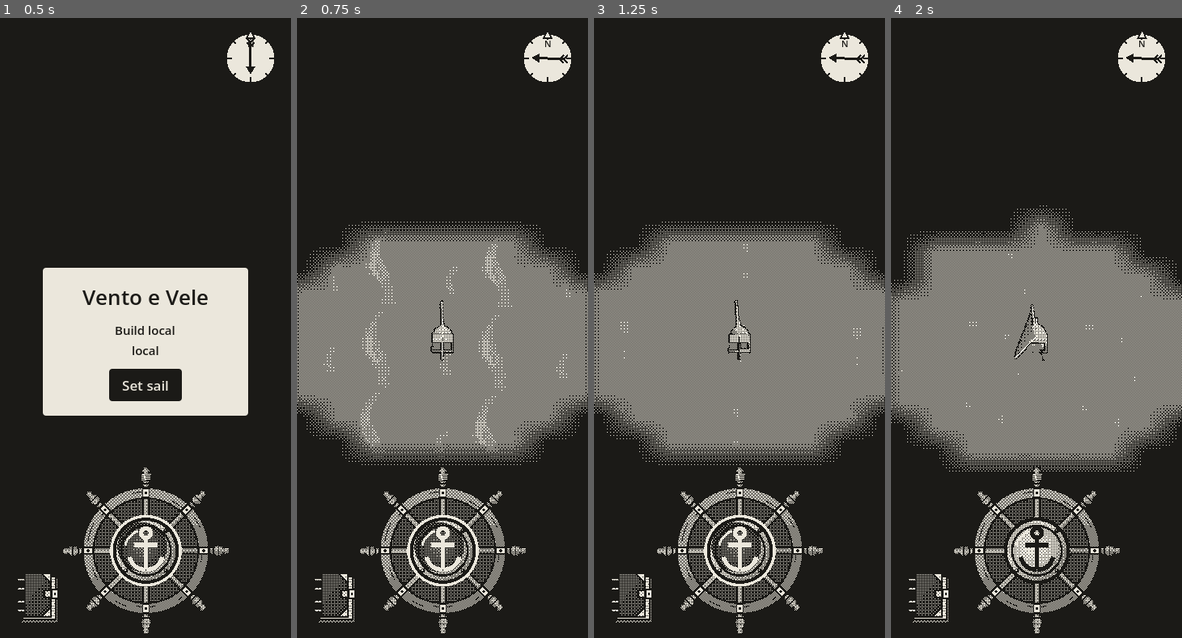
Above: before the commit, frames 1-4 (left to right).
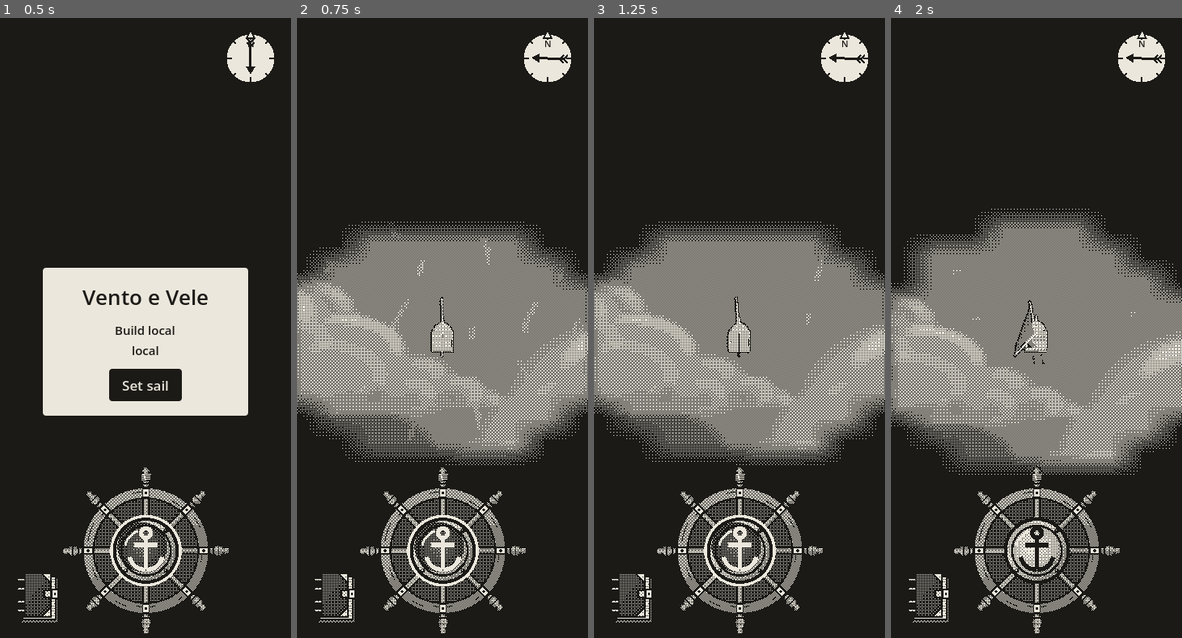
Above: after the commit, the same moments.

Repository: EnricoLabarile/Sail
Game: Godot game, scene res://Assets/Scenes/Overworld.tscn
The game is run twice, just before and just after one commit, with the same random seed, the same clock (stepped at 60 frames per second) and the same inputs.
Inputs (mouse positions are in pixels of both pictures, inside the frame that each line leads up to):
- Up to frame 1 (0.5 s): no input
- Up to frame 2 (0.75 s): click "Set sail" at 0.5 s
- Up to frame 3 (1.25 s): no input
- Up to frame 4 (2 s): tap Enter (ui_accept) at 1.25 s; drag from (1036, 545) to (1065, 197) at 1.27 s

Frame 1 is identical in both runs. In frame 2, 2.4% of the frame differs, in the area x 0-100%, y 32-73%; in frame 3, 2.2%; in frame 4, 2.8%, in the area x 0-100%, y 30-74%.

Commit message:
Adjust boat, cloud, and sea visuals
Tune the sail polar and current, update the boat model and particle settings, and enlarge the cloud coverage while changing sea texture tiling. Includes updated cloud and sea textures.

Diff:
--- a/Assets/Boat/boat.gd
+++ b/Assets/Boat/boat.gd
@@ -54,7 +54,7 @@
 
 # The current (the HTML prototype's CURRENT_DRIFT): the wind sets the water moving, and the water carries her
 # downwind whatever the sail does, so she must steer to make up for it. At anchor too: the anchor line holds her.
-@export var current_speed := 1.2    # m/s the current carries her downwind (18 px/s in the prototype)
+@export var current_speed := 1   # m/s the current carries her downwind (18 px/s in the prototype)
 @export var current_ease := 0.8     # how quickly it takes hold at the start
 
 # Bumping into the shore (the HTML prototype's impact()): she bounces back off it.
@@ -66,7 +66,7 @@
 @export var bounce_cooldown := 0.6  # s after a bump before the next one counts (one bump, not one per frame)
 
 # The Marconi sail's curve: [degrees off the wind, share of top speed] (SAIL_POLAR_MARCONI)
-const POLAR := [[0.0, 0.0], [15.0, 0.4], [30.0, 0.8], [45.0, 1.0], [180.0, 1.0]]
+const POLAR := [[0.0, 0.0], [15.0, 0.4], [30.0, 0.1], [45.0, 1.5], [180.0, 1.0]]
 
 var rudder := 0.0      # -1 (port, left) .. 1 (starboard, right)
 var speed := 0.0
--- a/Assets/Boat/boat.tscn
+++ b/Assets/Boat/boat.tscn
@@ -4,7 +4,6 @@
 [ext_resource type="PackedScene" uid="uid://gsohuvlddwlj" path="res://Assets/Boat/sm_boat_hull.fbx" id="2_da1jx"]
 [ext_resource type="PackedScene" uid="uid://da2mslnca7e31" path="res://Assets/Boat/sm_boat_mast.fbx" id="3_ee1eo"]
 [ext_resource type="PackedScene" uid="uid://bkhrx3gsk66tq" path="res://Assets/Boat/sm_boat_sail.fbx" id="4_og2vt"]
-
 
 [sub_resource type="StandardMaterial3D" id="Mat_wake"]
 render_priority = 1
@@ -14,8 +13,6 @@
 
 [sub_resource type="CylinderMesh" id="Mesh_wake"]
 material = SubResource("Mat_wake")
-top_radius = 0.5
-bottom_radius = 0.5
 height = 0.001
 radial_segments = 8
 rings = 0
@@ -36,8 +33,6 @@
 
 [sub_resource type="CylinderMesh" id="Mesh_spray"]
 material = SubResource("Mat_spray")
-top_radius = 0.5
-bottom_radius = 0.5
 height = 0.001
 radial_segments = 8
 rings = 0
@@ -55,10 +50,10 @@
 script = ExtResource("1_boat")
 
 [node name="Model" type="Node3D" parent="." unique_id=1073816525]
-transform = Transform3D(1, 0, 0, 0, 1, 0, 0, 0, 1, 0, -0.4, 0)
+transform = Transform3D(1, 0, 0, 0, 1, 0, 0, 0, 1, 0, 0.23072204, 0)
 
 [node name="sm_boat_hull" parent="Model" unique_id=1085224572 instance=ExtResource("2_da1jx")]
-transform = Transform3D(-4.371139e-08, 0, 1, 0, 1, 0, -1, 0, -4.371139e-08, 0, 0.004143417, -0.2166603)
+transform = Transform3D(-4.371139e-08, 0, 1, 0, 1, 0, -1, 0, -4.371139e-08, 0, 0, -0.217)
 
 [node name="sm_boat_mast" parent="Model/sm_boat_hull" unique_id=429624402 instance=ExtResource("3_ee1eo")]
 transform = Transform3D(-4.371139e-08, 0, -1, 0, 1, 0, 1, 0, -4.371139e-08, 0.08832236, 0.9484325, 3.860701e-09)
@@ -80,11 +75,9 @@
 emitting = false
 amount = 28
 lifetime = 1.2
-local_coords = false
 mesh = SubResource("Mesh_wake")
 emission_shape = 4
 emission_points = PackedVector3Array(-0.55, 0, 0, 0.55, 0, 0)
-emission_normals = PackedVector3Array(-1, 0, 0, 1, 0, 0)
 direction = Vector3(0, 0, 1)
 spread = 5.0
 gravity = Vector3(0, 0, 0)
@@ -103,11 +96,9 @@
 amount = 30
 lifetime = 0.45
 lifetime_randomness = 0.5
-local_coords = false
 mesh = SubResource("Mesh_spray")
 emission_shape = 4
-emission_points = PackedVector3Array(-0.25, 0, -1.85, 0.25, 0, -1.85, -0.25, 0, -1.85, 0.25, 0, -1.85, -0.45, 0, -1.45, 0.45, 0, -1.45, -0.6, 0, -1.0, 0.6, 0, -1.0)
-emission_normals = PackedVector3Array(-0.96, 0, -0.29, 0.96, 0, -0.29, -0.96, 0, -0.29, 0.96, 0, -0.29, -0.98, 0, -0.2, 0.98, 0, -0.2, -1, 0, -0.1, 1, 0, -0.1)
+emission_points = PackedVector3Array(-0.25, 0, -1.85, 0.25, 0, -1.85, -0.25, 0, -1.85, 0.25, 0, -1.85, -0.45, 0, -1.45, 0.45, 0, -1.45, -0.6, 0, -1, 0.6, 0, -1)
 direction = Vector3(0, 0, 1)
 spread = 15.0
 gravity = Vector3(0, 0, 0)
--- a/Assets/Landscape/clouds/clouds.gd
+++ b/Assets/Landscape/clouds/clouds.gd
@@ -12,9 +12,9 @@
 ## (In Unreal: a few planes with a translucent unlit material, moved every Tick.)
 
 @export var cloud_textures: Array[Texture2D] = []   # the pictures: the clouds use them in turn
-@export var cloud_count := 12        # how many clouds over the whole map
-@export var size_min := 20.0         # metres: the smallest cloud, a side…
-@export var size_max := 40.0         # …and the biggest
+@export var cloud_count := 64        # how many clouds over the whole map
+@export var size_min := 70.0         # metres: the smallest cloud, a side…
+@export var size_max := 100.0         # …and the biggest
 @export var height := 15.0           # metres above the sea
 @export var speed := 2.0             # metres a second they drift downwind
 
@@ -128,7 +128,7 @@
 	cloud.layers = CLOUD_LAYER   # on its own render layer, so the cloud-map camera sees only the clouds
 	var half := WORLD_SIZE / 2.0
 	cloud.position = Vector3(randf_range(-half, half), height, randf_range(-half, half))
-	cloud.rotation.y = randf() * TAU   # turned any way, so the same picture looks different
+
 	return cloud
 
 
--- a/Assets/Landscape/world/sea.gdshader
+++ b/Assets/Landscape/world/sea.gdshader
@@ -15,7 +15,7 @@
 // The sea texture: one image, repeated over the water. hint_default_white: with no image it's plain white,
 // so the sea is just sea_color. filter_nearest: crisp pixels; repeat_enable: it tiles.
 uniform sampler2D sea_tex : source_color, hint_default_white, filter_nearest, repeat_enable;
-uniform float tile_size = 16.0;       // metres of sea one tile of the texture covers
+uniform float tile_size = 32;       // metres of sea one tile of the texture covers
 // The flipbook: the image can hold several frames side by side, frames_x across and frames_y down
 // (like a Flipbook in Unreal). They play in turn, fps frames a second. 1 x 1 = one still tile.
 uniform int frames_x = 1;
--- a/Assets/Scenes/Overworld.tscn
+++ b/Assets/Scenes/Overworld.tscn
@@ -19,10 +19,10 @@
 
 [node name="Coast" type="Node3D" parent="." unique_id=2108873514]
 
-[node name="Clouds" parent="." instance=ExtResource("20_clouds")]
+[node name="Clouds" parent="." unique_id=610020452 instance=ExtResource("20_clouds")]
 
 [node name="Boat" parent="." unique_id=1762906152 instance=ExtResource("2_boat")]
-transform = Transform3D(1, 0, 0, 0, 1, 0, 0, 0, 1, 0, 0, -34)
+transform = Transform3D(1, 0, 0, 0, 1, 0, 0, 0, 1, 0, -0.043413162, -34)
 
 [node name="Dither" parent="." unique_id=1041423395 instance=ExtResource("4_dither")]
 
Binary file changed: Assets/Landscape/clouds/cloud_1.png
Binary file changed: Assets/Landscape/clouds/cloud_2.png
Binary file changed: Assets/Landscape/clouds/cloud_3.png
Not shown, added: Assets/Landscape/clouds/cloud_shadow.gdshader.uid
Binary file changed: Assets/Landscape/world/sea_tex.png
Not shown, added: Assets/Landscape/clouds/cloud_1.png~
